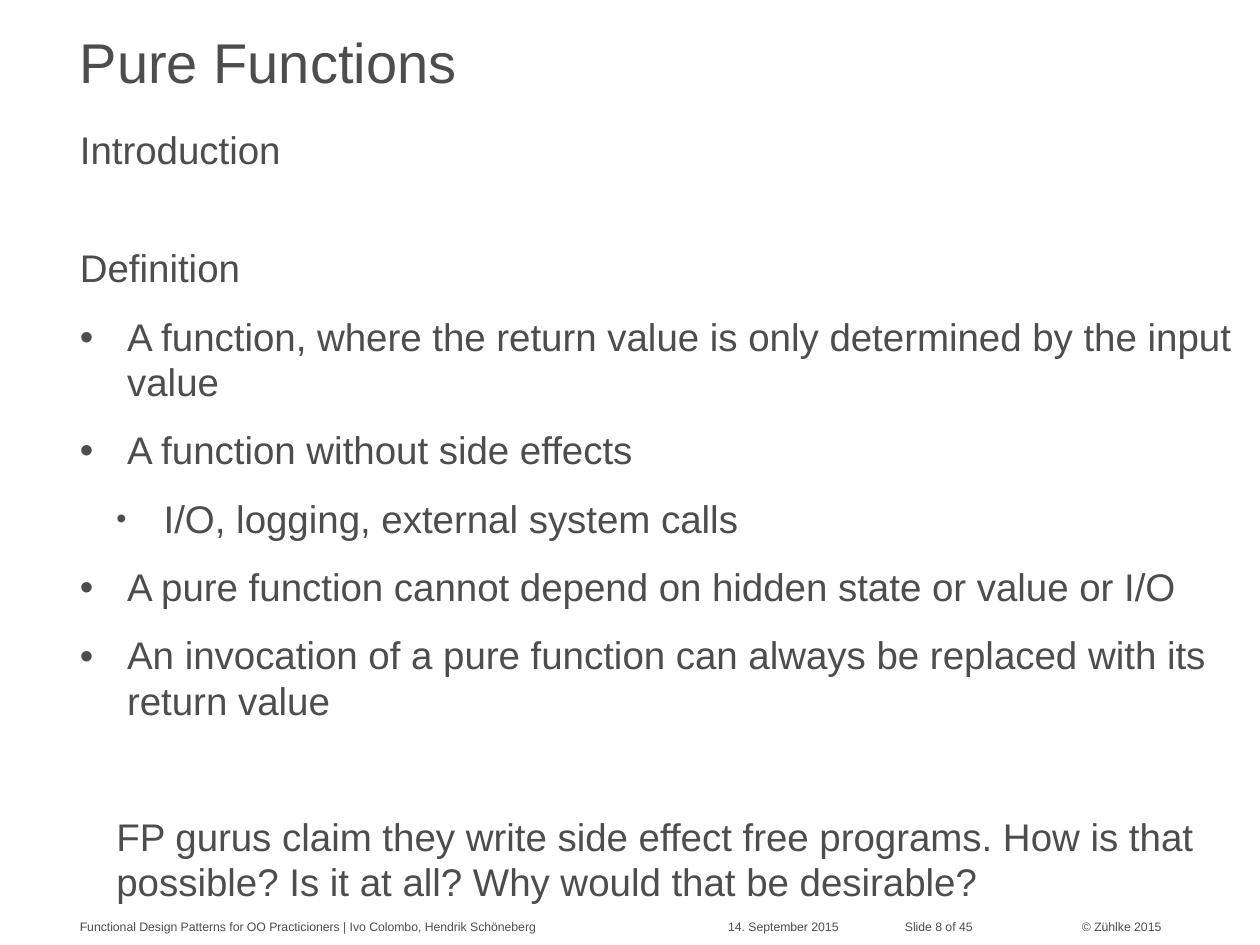
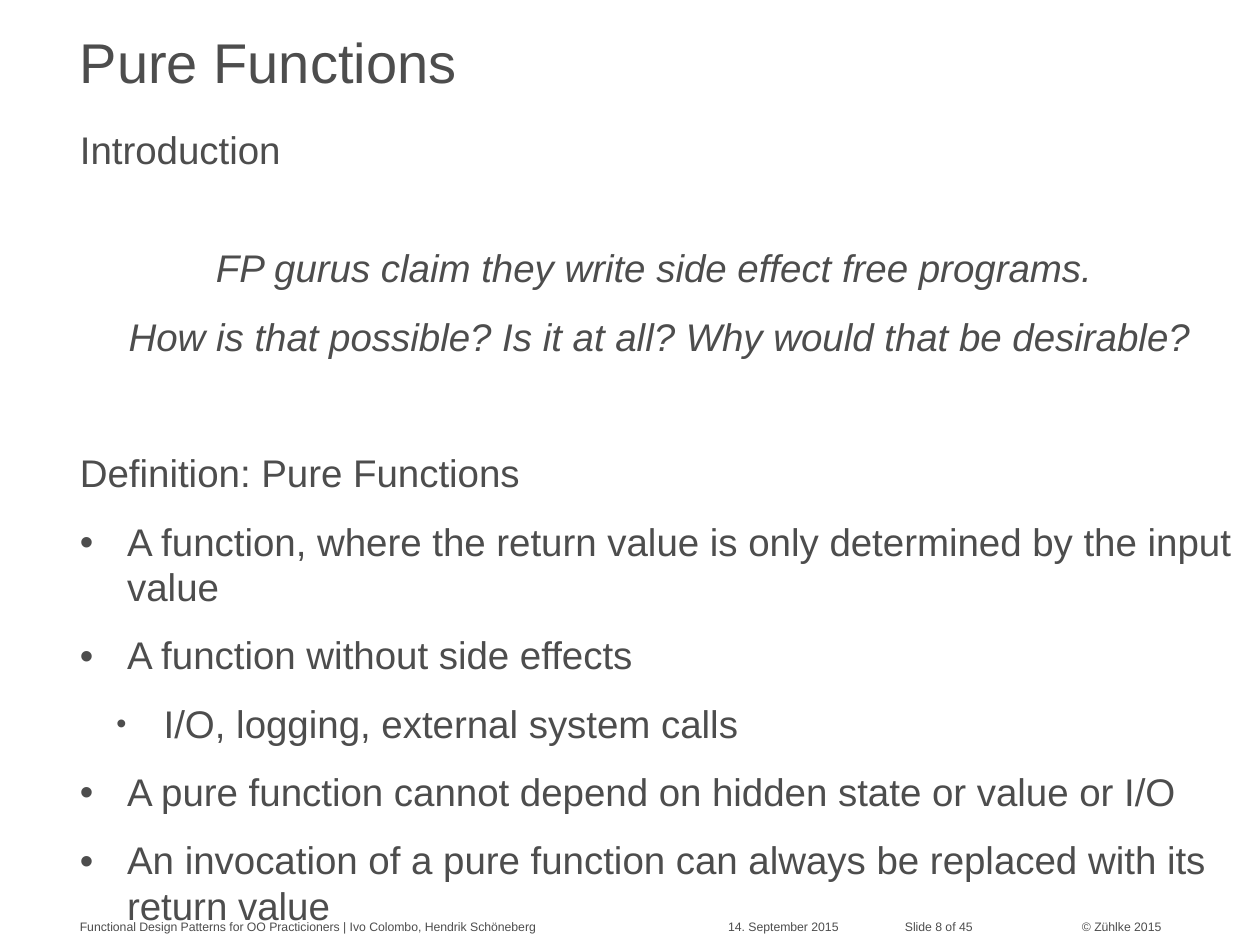
Before and after one commit to aax/zdays-fp-patterns, a slide deck: slide 8 of Functional Design Patterns for OO Practitioners.pptx. Drawn at 1260x945 pixels with LibreOffice and Linux fonts; fonts in the diff are those of the drawing. Boxes give left, top, right and bottom in pixels: in the first picture for what was removed or moved away, otherwise in the second. Text is boxed around its words. In the diff, an @@ line names an element or a change of style, - is before the commit and + after.

Commit message:
update pure functions intro slide

```diff
--- a/Functional Design Patterns for OO Practitioners.pptx
+++ b/Functional Design Patterns for OO Practitioners.pptx
@@ text at (80, 254, 1189, 488): text changed; italic on @@
-Definition
+  FP gurus claim they write side effect free programs.
+  How is that possible? Is it at all? Why would that be desirable?
+Definition: Pure Functions
@@ text at (116, 823, 1193, 904): paragraph removed @@
-  FP gurus claim they write side effect free programs. How is that possible? Is it at all? Why would that be desirable?
```
